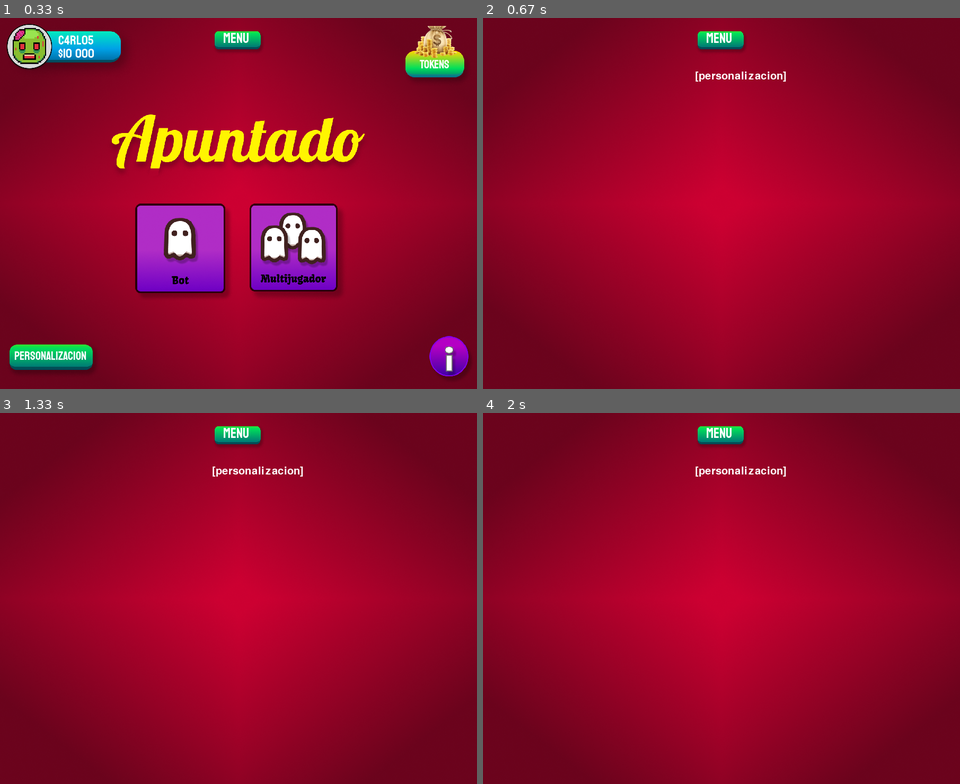
Above: before the commit, frames 1-4 (two rows, left to right).
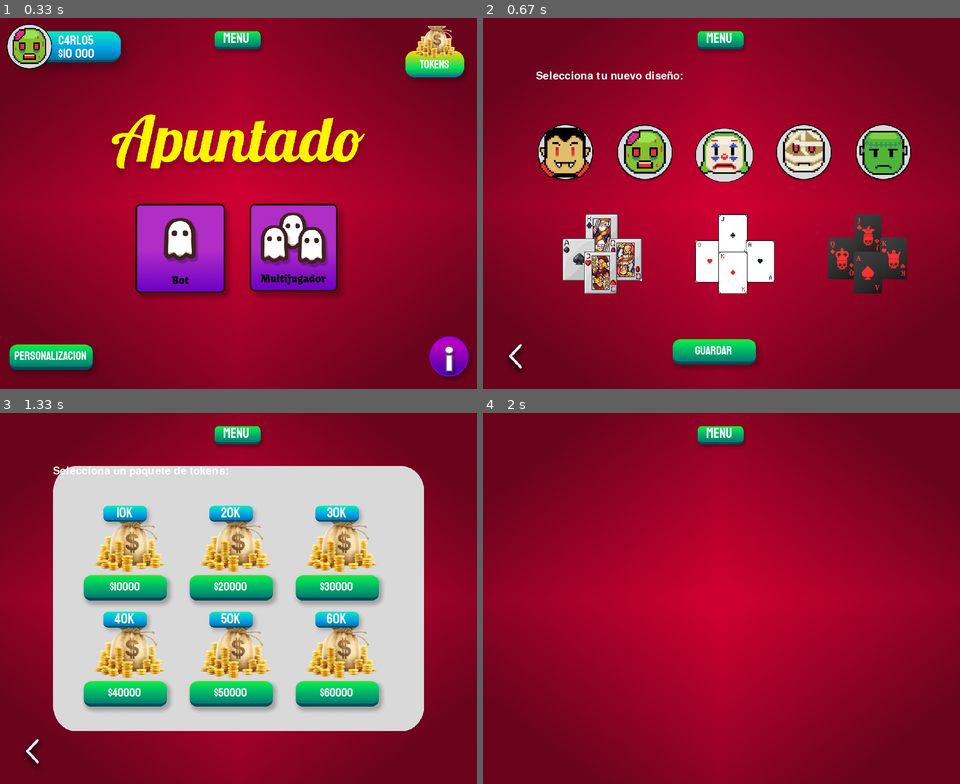
Above: after the commit, the same moments.

Repository: CarlosSanz1505/Apuntado
Game: pygame game, started from PYGAME/apuntado.py
Two runs of this game, one before a commit and one after it. Both use one fixed random seed, a clock stepped at 60 frames per second and the inputs below.
Inputs (mouse positions are in pixels of both pictures, inside the frame that each line leads up to):
- Up to frame 1 (0.33 s): no input
- Up to frame 2 (0.67 s): click (535, 359) at 0.38 s
- Up to frame 3 (1.33 s): click (33, 754) at 0.72 s; click (438, 464) at 1.05 s
- Up to frame 4 (2 s): click (607, 524) at 1.93 s

Frame 1 is identical in both runs. In frame 2, 17% of the frame differs, in the area x 5-90%, y 14-96%; in frame 3, 55%, in the area x 5-89%, y 14-96%; in frame 4, 0.2%.

Commit message:
Merge Artificial

Diff:
--- a/PYGAME/screens.py
+++ b/PYGAME/screens.py
@@ -223,10 +223,47 @@
            click_pos: tuple[int]) -> str:
 
     # Borrador
+    # menu()
+    ventana = pygame.image.load("PYGAME/images/window.png").convert_alpha()
+    ventana = pygame.transform.scale(ventana, (700, 500))
+    display.blit(ventana, (100, 100))
     font = pygame.font.Font(None, 30)
     white = (255, 255, 255)
-    name = font.render("[tokens]", True, white)
-    display.blit(name, (400, 100))
+    name = font.render("Selecciona un paquete de tokens:", True, white)
+    display.blit(name, (100, 100))
+
+    #Imagenes paquetes
+    tokens = pygame.transform.scale(pygame.image.load("PYGAME/images/tokens_icon.png").convert_alpha(), (200, 100))
+    display.blit(tokens, (150,200))
+    display.blit(tokens, (350,200))
+    display.blit(tokens, (550,200))
+    display.blit(tokens, (150,400))
+    display.blit(tokens, (350,400))
+    display.blit(tokens, (550,400))
+
+
+
+    # Botones
+    buttons = [
+        Button(150,300, btn_width, btn_height - 10, "$10000", "$10000", font_size=22),
+        Button(350,300, btn_width, btn_height - 10, "$20000", "$20000", font_size=22),
+        Button(550,300, btn_width, btn_height - 10, "$30000", "$30000", font_size=22),
+        Button(150,500, btn_width, btn_height - 10, "$40000", "$40000", font_size=22),
+        Button(350,500, btn_width, btn_height - 10, "$50000", "$50000", font_size=22),
+        Button(550,500, btn_width, btn_height - 10, "$60000", "$60000", font_size=22),
+        Button(190, 170, 100, 50, "10k", "", "PYGAME/images/blue_button.png"),
+        Button(390, 170, 100, 50, "20k", "", "PYGAME/images/blue_button.png"),
+        Button(590, 170, 100, 50, "30k", "", "PYGAME/images/blue_button.png"),
+        Button(190, 370, 100, 50, "40k", "", "PYGAME/images/blue_button.png"),
+        Button(390, 370, 100, 50, "50k", "", "PYGAME/images/blue_button.png"),
+        Button(590, 370, 100, 50, "60k", "", "PYGAME/images/blue_button.png"),
+        Button(20, height - 100, 85, 90, "", "Menu", "PYGAME/images/back_button.png"),
+    ]
+
+    for button in buttons:
+        display.blit(button.image, button.rect)
+        if (button.rect.collidepoint(click_pos)):
+            return button.to
 
     return "Tokens"
 
@@ -237,20 +274,101 @@
     # Borrador
     font = pygame.font.Font(None, 30)
     white = (255, 255, 255)
-    name = font.render("[personalizacion]", True, white)
-    display.blit(name, (400, 100))
+    name = font.render("Selecciona tu nuevo diseño:", True, white)
+    display.blit(name, (100, 100))
+
+    #Imagenes
+    joker = pygame.transform.scale(pygame.image.load("PYGAME/images/joker.png").convert_alpha(), (110, 110))
+    mummy = pygame.transform.scale(pygame.image.load("PYGAME/images/mummy.png").convert_alpha(), (110, 110))
+    vampire = pygame.transform.scale(pygame.image.load("PYGAME/images/vampire.png").convert_alpha(), (110, 110))
+    zombie = pygame.transform.scale(pygame.image.load("PYGAME/images/zombie.png").convert_alpha(), (110, 110))
+    frankenstein = pygame.transform.scale(pygame.image.load("PYGAME/images/frankenstein.png").convert_alpha(), (110, 110))
+    # guardar=Button(550,500, btn_width, btn_height - 10, "Guardar", "Guardar", font_size=22),
+    display.blit(zombie, (250, 200))
+    display.blit(joker,(400,200))
+    display.blit(mummy,(550,200))
+    display.blit(vampire,(100,200))
+    display.blit(frankenstein,(700,200))
+    diseño1 = pygame.transform.scale(pygame.image.load("PYGAME/images/cartas1.png").convert_alpha(), (150, 150))
+    diseño2 = pygame.transform.scale(pygame.image.load("PYGAME/images/cartas2.png").convert_alpha(), (150, 150))
+    diseño3 = pygame.transform.scale(pygame.image.load("PYGAME/images/cartas3.png").convert_alpha(), (150, 150))
+    display.blit(diseño1, (650,370))
+    display.blit(diseño2, (150,370 ))
+    display.blit(diseño3, (400,370))
+
+    #Botones
+    botones=[
+        Button(350,600, btn_width, btn_height - 10, "Guardar", "Personalizacion", font_size=22),
+        Button(20, height - 100, 85, 90, "", "Menu", "PYGAME/images/back_button.png"),
+        # Button()
+    ]
+
+    for boton in botones:
+        display.blit(boton.image, boton.rect)
+        if (boton.rect.collidepoint(click_pos)):
+            return boton.to
 
     return "Personalizacion"
 
 # ??????
-def informacion(display: pygame.Surface,
-                click_pos: tuple[int]):
-
-    # Borrador
-    font = pygame.font.Font(None, 30)
-    white = (255, 255, 255)
-    name = font.render("[reglas y tutorial]", True, white)
-    display.blit(name, (400, 100))
+def informacion(display: pygame.Surface, click_pos: tuple[int]) -> str:
+    # Configuración de la pantalla
+    display.fill((0, 0, 0))  # Rellenar la pantalla con color negro
+
+    # Configuración del texto del título
+    font_titulo = pygame.font.Font(None, 30)
+    blanco = (255, 255, 255)
+    titulo = font_titulo.render("Reglas y Tutorial", True, blanco)
+    display.blit(titulo, (200, 50))  # Ajusta las coordenadas según sea necesario
+
+    botones=[
+        Button(20, height - 100, 85, 90, "", "Menu", "PYGAME/images/back_button.png"),
+    ]
+    # Configuración del texto del contenido
+    font_contenido = pygame.font.Font(None, 20)
+    contenido = [
+        "En su turno, un jugador puede realizar una de las siguientes acciones:",
+        "-Arrastrar-Tirar-Tocar",
+        "Para ganar, un jugador debe tener una de las siguientes combinaciones en su mano:",
+        "-2 quintas (sucesión de 5 cartas consecutivas del mismo palo).",
+        "-2 cuartas, siempre y cuando el puntaje de las cartas restantes en su mano sea inferior a 5.",
+        "-3 ternas, siempre y cuando la carta sobrante sea menor o igual a 5.",
+        "-2 ternas y una cuarta.",
+        "Ganar una ronda:",
+        "Cuando un jugador logra una combinación ganadora, debe declarar <<Apuntado>> y detener el juego.",
+        "El jugador que gana la ronda suma 10 puntos a su puntaje total.",
+        "Los demás jugadores deben mostrar sus manos y sumar los puntos de las cartas que no formen parte de las combinaciones",
+        "ganadoras, agregando estos puntos como un valor negativo a su puntaje total.",
+        "Puntaje:"
+        "Cada carta tiene un valor según su número. Por ejemplo, los Ases valen 1 punto, las cartas del 2 al 10 valen su valor",
+        "nominal y las figuras (Jotas, Reinas y Reyes) valen 10 puntos cada una.",
+        "Los jugadores suman sus puntos al final de cada ronda.",
+        "Ganar el juego:",
+        "El juego continúa hasta que un jugador alcanza o supera los 110 puntos positivos.",
+        "Si en algún momento un jugador tiene un puntaje negativo inferior a -110, pierde el juego automáticamente.",
+        "Si todos los jugadores tienen un puntaje negativo inferior a -110, el último jugador con el puntaje menos negativo gana."
+    ]
+    botones=[
+        Button(750, 20, 85, 90, "", "Menu", "PYGAME/images/back_button.png"),
+    ]
+
+    for boton in botones:
+        display.blit(boton.image, boton.rect)
+        if (boton.rect.collidepoint(click_pos)):
+            return boton.to
+
+    # Renderizar cada línea por separado y ajustar las posiciones
+    y_offset = 120
+    for linea in contenido:
+        texto_linea = font_contenido.render(linea, True, blanco)
+        display.blit(texto_linea, (50, y_offset))
+        y_offset += 30  # Ajusta el espaciado entre líneas según sea necesario
+
+    # Verificar si la posición del clic está dentro de los límites del texto del título
+    rectangulo_titulo = titulo.get_rect(topleft=(200, 50))
+    if rectangulo_titulo.collidepoint(click_pos):
+        # Agregar lógica para lo que sucede cuando se hace clic en el título
+        print("Título de Información clicleado!")
 
     return "Informacion"
 
Binary file added: PYGAME/images/cartas1.png
Binary file added: PYGAME/images/cartas2.png
Binary file added: PYGAME/images/cartas3.png
Binary file added: PYGAME/images/window.png
